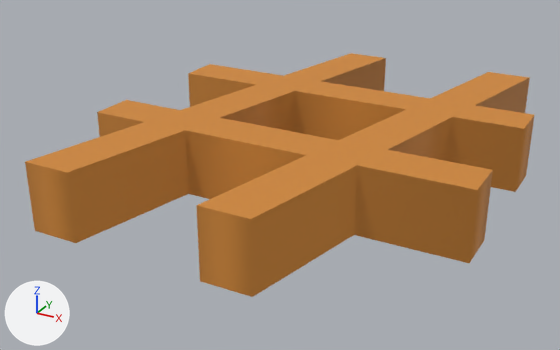
Renders of the OBJ model assets/hashtag.obj from each side of a commit.
One viewpoint serves both versions: a camera (50 mm lens) standing at (0.49, -1.0, 0.436) and looking at (-0.037, -0.042, -0.043). Every picture has the same lights, and +X, +Y and +Z are marked at lower left. Where no turn or scale is listed for an object, it has been applied to the vertices. Vertices at the same position are counted once.

Names of what the first picture shows: 'Text'.
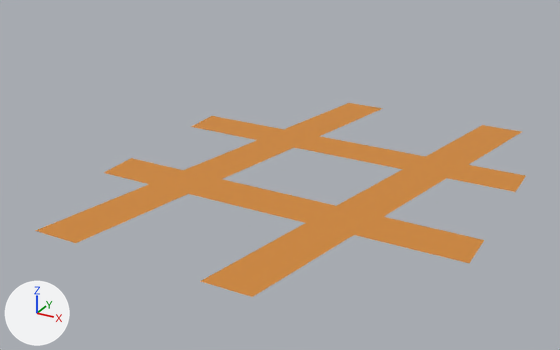
The newer file is also rescaled (x0.1), turned or shifted as a whole; pictures and numbers use the older file's frame.

Location of each change, (x1, y1, x2, y2) in pixels of the pictures (560 x 350 px):
'Text', reshaped (20% shorter)
    before: (25, 53, 534, 297)
    after: (36, 103, 526, 297)

The change in detail:
me_text is used by ob_text; location (0.0, 0.0, 0.0).
me_text had 64 vertices, 128 faces and spanned x -0.292..0.292, y -0.349..0.349, z -0.05..0.05.
me_text now has 32 vertices, 32 faces and spans x -0.292..0.292, y -0.349..0.349, z -0.05.
Part 1, on me_text:
32 vertices are removed from x -0.292..0.292, y -0.349..0.349, z 0.05.
128 faces are deleted.
32 new faces join them.
